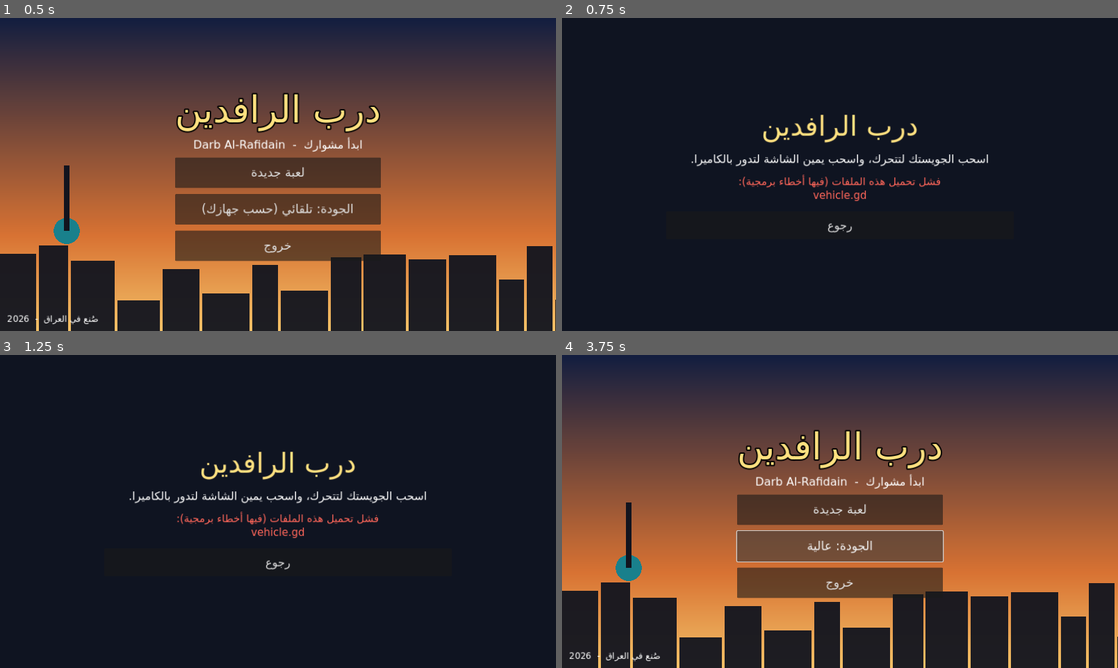
Above: before the commit, frames 1-4 (two rows, left to right).
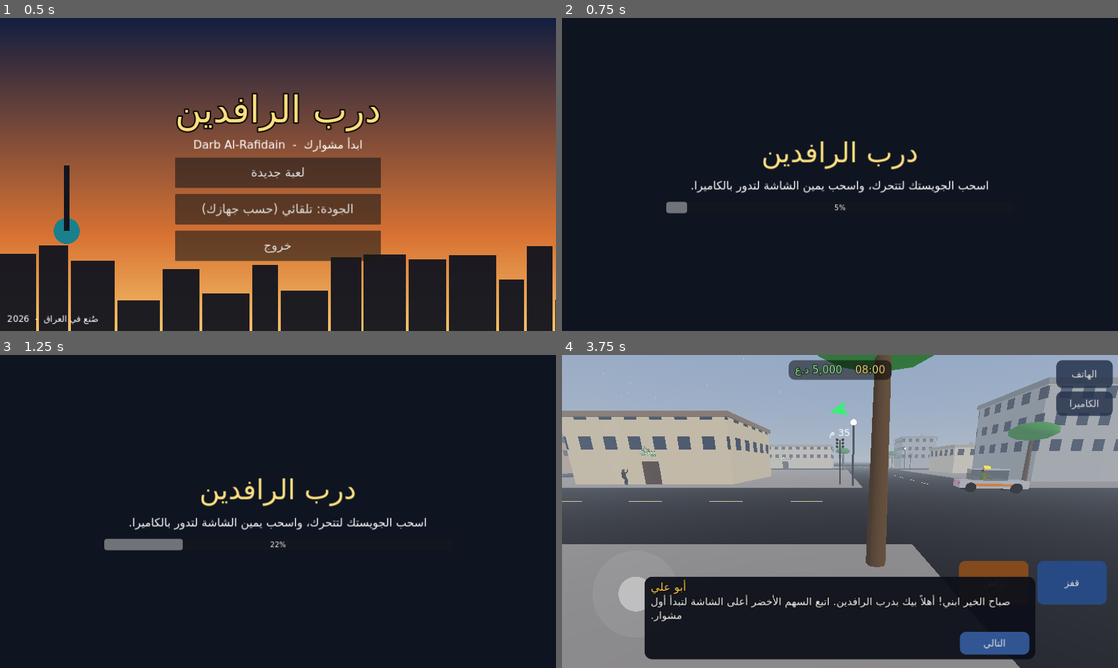
Above: after the commit, the same moments.

Repository: belal20202/darb
Game: Godot game, scene res://scenes/main_menu.tscn
The game is run twice, just before and just after one commit, with the same random seed, the same clock (stepped at 60 frames per second) and the same inputs.
Inputs (mouse positions are in pixels of both pictures, inside the frame that each line leads up to):
- Up to frame 1 (0.5 s): no input
- Up to frame 2 (0.75 s): click "لعبة جديدة" at 0.5 s
- Up to frame 3 (1.25 s): no input
- Up to frame 4 (3.75 s): click (840, 561) at 1.25 s, where only the run before the commit has a clickable "رجوع"; click (840, 545) at 2 s, where only the run before the commit has a clickable "الجودة: تلقائي (حسب جهازك)"; click (840, 545) at 2.75 s, where only the run before the commit has a clickable "الجودة: منخفضة"; click (840, 545) at 3.5 s, where only the run before the commit has a clickable "الجودة: متوسطة"

Frame 1 is identical in both runs. In frame 2, 2.9% of the frame differs, in the area x 18-77%, y 30-69%; in frame 3, 3.3%; in frame 4, 87%, in the area x 0-100%, y 0-100%.
Error before the commit: Parse Error: Cannot find member "SIT_HIPS" in base "PlayerCharacter". (res://scripts/vehicle.gd:186)

Commit message:
Update character.gd

Diff:
--- a/scripts/character.gd
+++ b/scripts/character.gd
@@ -1,17 +1,31 @@
 class_name PlayerCharacter
 extends Node3D
-## Wraps the animated .glb character (Idle/Walk/Run/Sprint/Jump/Landing/Sit).
-## The model faces +Z in the file, so it is turned by PI to face Godot's forward (-Z).
+## Animated player body. The .glb animations are not used (their Idle has a raised foot and
+## Walk/Run/Sprint are the same loop re-timed), so the skeleton is posed procedurally here.
+## Gait stride is derived from the real ground speed, so feet do not slide.
 
 const SCENE_PATH := "res://assets/character_godot4_animations_fixed.glb"
-const LOOPS := ["Idle", "Walk", "Walk_Relaxed", "Run", "Sprint", "Walk_Backward", "Strafe_Left", "Strafe_Right"]
+const LEG := 0.85
+const SIT_DROP := 0.42
+const SIT_HIPS := 0.54   # hips height above the soles when seated (metres)
 
 var ok: bool = false
-var ap: AnimationPlayer = null
-var _names: Dictionary = {}
-var _cur: String = ""
-var _lock: float = 0.0
+var skel: Skeleton3D = null
+var sitting: bool = false
+var _n: int = 0
+var _par: Array = []
+var _rest_g: Array = []
+var _rest_p: Array = []
+var _names: Array = []
+var _order: Array = []
+var _hips: int = -1
+var _k: float = 1.75
+var _phase: float = 0.0
+var _spd: float = 0.0
+var _air: float = 0.0
+var _land: float = 0.0
 var _was_air: bool = false
+var _t: float = 0.0
 
 func _ready() -> void:
 	if not ResourceLoader.exists(SCENE_PATH):
@@ -22,61 +36,155 @@
 	var inst: Node3D = (res as PackedScene).instantiate()
 	inst.rotation.y = PI
 	add_child(inst)
-	ap = _find_ap(inst)
-	if ap == null:
+	var ap := _find(inst, "AnimationPlayer")
+	if ap != null:
+		ap.queue_free()
+	skel = _find(inst, "Skeleton3D") as Skeleton3D
+	if skel == null:
 		return
-	for n in ap.get_animation_list():
-		_names[String(n).to_lower()] = String(n)
-	for l in LOOPS:
-		var key := _res(l)
-		if key != "":
-			ap.get_animation(key).loop_mode = Animation.LOOP_LINEAR
+	for nm in ["Hips", "Spine", "Head", "LeftUpperLeg", "LeftLowerLeg", "LeftFoot", "RightUpperLeg", "RightLowerLeg", "RightFoot", "LeftUpperArm", "LeftLowerArm", "RightUpperArm", "RightLowerArm"]:
+		if skel.find_bone(nm) < 0:
+			return
+	_n = skel.get_bone_count()
+	_hips = skel.find_bone("Hips")
+	_par.resize(_n)
+	_rest_g.resize(_n)
+	_rest_p.resize(_n)
+	_names.resize(_n)
+	var depth: Array = []
+	for i in _n:
+		_names[i] = skel.get_bone_name(i)
+		_par[i] = skel.get_bone_parent(i)
+		_rest_g[i] = skel.get_bone_global_rest(i).basis.orthonormalized()
+		_rest_p[i] = skel.get_bone_rest(i).origin
+		var d := 0
+		var p: int = _par[i]
+		while p >= 0:
+			d += 1
+			p = _par[p]
+		depth.append([d, i])
+	depth.sort_custom(func(a, b): return a[0] < b[0])
+	for e in depth:
+		_order.append(e[1])
+	var sc := skel.global_transform.basis.get_scale().y
+	var me := global_transform.basis.get_scale().y
+	if me > 0.0001 and sc > 0.0001:
+		_k = sc / me
 	ok = true
-	play("Idle", 0.0)
+	_pose(_gait_params(0.0, 0.0))
 
-func _find_ap(n: Node) -> AnimationPlayer:
-	if n is AnimationPlayer:
+func _find(n: Node, cls: String) -> Node:
+	if n.is_class(cls):
 		return n
 	for c in n.get_children():
-		var r := _find_ap(c)
+		var r := _find(c, cls)
 		if r != null:
 			return r
 	return null
 
-func _res(n: String) -> String:
-	return _names.get(n.to_lower(), "")
+# p: aL aR (thigh forward, rad) kL kR (knee flex) armL armR (arm forward) elbow lean twist dy (metres) adduct
+func _pose(p: Dictionary) -> void:
+	var rx := Vector3.RIGHT
+	var inc := {}
+	inc["LeftUpperLeg"] = Basis(rx, -float(p["aL"]))
+	inc["RightUpperLeg"] = Basis(rx, -float(p["aR"]))
+	inc["LeftLowerLeg"] = Basis(rx, float(p["kL"]))
+	inc["RightLowerLeg"] = Basis(rx, float(p["kR"]))
+	inc["Spine"] = Basis(Vector3.UP, float(p["twist"])) * Basis(rx, float(p["lean"]))
+	inc["Head"] = Basis(rx, -float(p["lean"]) * 0.7)
+	var add := float(p["adduct"])
+	inc["LeftUpperArm"] = Basis(rx, -float(p["armL"])) * Basis(Vector3.BACK, -add)
+	inc["RightUpperArm"] = Basis(rx, -float(p["armR"])) * Basis(Vector3.BACK, add)
+	inc["LeftLowerArm"] = Basis(rx, -float(p["elbow"]))
+	inc["RightLowerArm"] = Basis(rx, -float(p["elbow"]))
+	var dtot: Array = []
+	dtot.resize(_n)
+	var ng: Array = []
+	ng.resize(_n)
+	for i in _order:
+		var nm: String = _names[i]
+		var par: int = _par[i]
+		var d: Basis
+		if nm == "LeftFoot" or nm == "RightFoot" or nm == "LeftToes" or nm == "RightToes":
+			d = Basis.IDENTITY
+		else:
+			var pd: Basis = Basis.IDENTITY if par < 0 else dtot[par]
+			var ii: Basis = inc.get(nm, Basis.IDENTITY)
+			d = ii * pd
+		dtot[i] = d
+		var g: Basis = d * (_rest_g[i] as Basis)
+		ng[i] = g
+		var local: Basis = g
+		if par >= 0:
+			local = (ng[par] as Basis).inverse() * g
+		skel.set_bone_pose_rotation(i, local.orthonormalized().get_rotation_quaternion())
+	skel.set_bone_pose_position(_hips, (_rest_p[_hips] as Vector3) + Vector3(0, float(p["dy"]) / _k, 0))
 
-func play(n: String, blend: float = 0.2, speed: float = 1.0) -> void:
-	if ap == null:
+func _gait_params(spd: float, delta: float) -> Dictionary:
+	var th := 0.30 + 0.08 * minf(spd, 2.5)
+	if spd > 2.5:
+		th = 0.50 + 0.07 * minf(spd - 2.5, 5.0)
+	_phase += spd / maxf(th * LEG, 0.05) * delta
+	var gw := clampf(spd / 0.5, 0.0, 1.0)
+	var s := sin(_phase)
+	var c := cos(_phase)
+	var kmax := minf(0.5 + 0.12 * spd, 1.6)
+	var arm_a := minf(0.22 + 0.07 * spd, 0.8)
+	var a_l := th * s
+	var stance := a_l if c < 0.0 else -a_l
+	return {
+		"aL": a_l * gw, "aR": -a_l * gw,
+		"kL": 0.05 + kmax * pow(maxf(0.0, c), 1.5) * gw,
+		"kR": 0.05 + kmax * pow(maxf(0.0, -c), 1.5) * gw,
+		"armL": -arm_a * s * gw, "armR": arm_a * s * gw,
+		"elbow": minf(0.25 + 0.09 * spd, 1.2) * gw + 0.1,
+		"lean": minf(0.03 + 0.025 * spd, 0.32) * gw + 0.012 * sin(_t * 2.0),
+		"twist": 0.1 * s * gw,
+		"dy": LEG * (cos(stance) - 1.0) * gw,
+		"adduct": 0.6,
+	}
+
+func play(n: String, _blend: float = 0.0, _speed: float = 1.0) -> void:
+	if not ok:
 		return
-	var key := _res(n)
-	if key == "":
-		return
-	if _cur != key:
-		_cur = key
-		ap.play(key, blend)
-	ap.speed_scale = speed
+	if n == "Sit":
+		sitting = true
+		_pose({"aL": 1.5, "aR": 1.5, "kL": 1.5, "kR": 1.5, "armL": 0.9, "armR": 0.9, "elbow": 1.1,
+			"lean": -0.05, "twist": 0.0, "dy": -SIT_DROP, "adduct": 0.35})
+	else:
+		sitting = false
 
 func update_motion(hspeed: float, on_floor: bool, delta: float) -> void:
-	if not ok:
+	if not ok or sitting:
 		return
-	if _lock > 0.0:
-		_lock -= delta
-		return
+	_t += delta
+	_spd = lerpf(_spd, hspeed, clampf(12.0 * delta, 0.0, 1.0))
 	if not on_floor:
 		_was_air = true
-		play("Jump", 0.1)
-		return
-	if _was_air:
-		_was_air = false
-		_lock = 0.24
-		play("Landing", 0.05)
-		return
-	if hspeed < 0.3:
-		play("Idle", 0.25, 1.0)
-	elif hspeed < 4.8:
-		play("Walk", 0.2, clampf(hspeed / 2.6, 0.6, 1.6))
-	elif hspeed < 6.3:
-		play("Run", 0.2, clampf(hspeed / 5.5, 0.8, 1.3))
+		_air = move_toward(_air, 1.0, delta * 10.0)
 	else:
-		play("Sprint", 0.2, clampf(hspeed / 7.0, 0.8, 1.3))
+		if _was_air:
+			_was_air = false
+			_land = 0.22
+		_air = move_toward(_air, 0.0, delta * 8.0)
+	_land = maxf(0.0, _land - delta)
+	var p := _gait_params(_spd, delta)
+	if _air > 0.0:
+		var a := _air
+		p["aL"] = lerpf(p["aL"], 0.9, a)
+		p["aR"] = lerpf(p["aR"], 0.35, a)
+		p["kL"] = lerpf(p["kL"], 1.3, a)
+		p["kR"] = lerpf(p["kR"], 0.7, a)
+		p["armL"] = lerpf(p["armL"], 2.0, a)
+		p["armR"] = lerpf(p["armR"], 2.0, a)
+		p["dy"] = lerpf(p["dy"], 0.0, a)
+		p["lean"] = lerpf(p["lean"], 0.1, a)
+	if _land > 0.0:
+		var c := _land / 0.22
+		p["aL"] = lerpf(p["aL"], 0.55, c)
+		p["aR"] = lerpf(p["aR"], 0.55, c)
+		p["kL"] = lerpf(p["kL"], 1.1, c)
+		p["kR"] = lerpf(p["kR"], 1.1, c)
+		p["dy"] = lerpf(p["dy"], -0.18, c)
+		p["lean"] = float(p["lean"]) + 0.25 * c
+	_pose(p)
